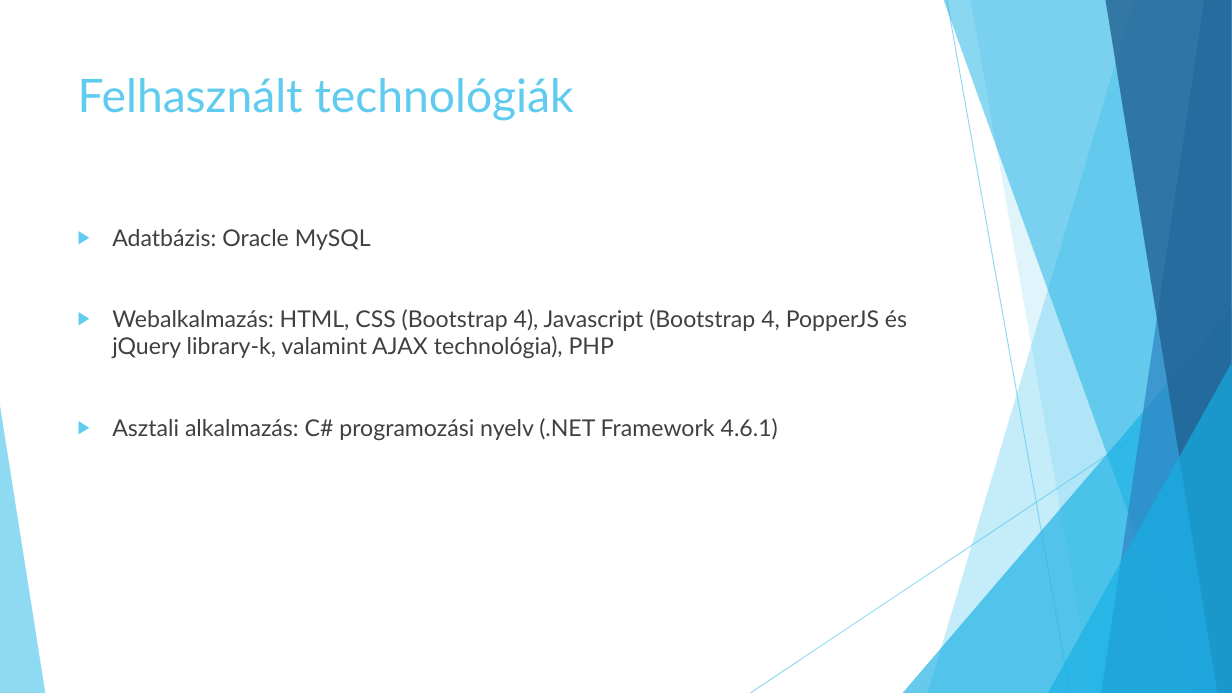
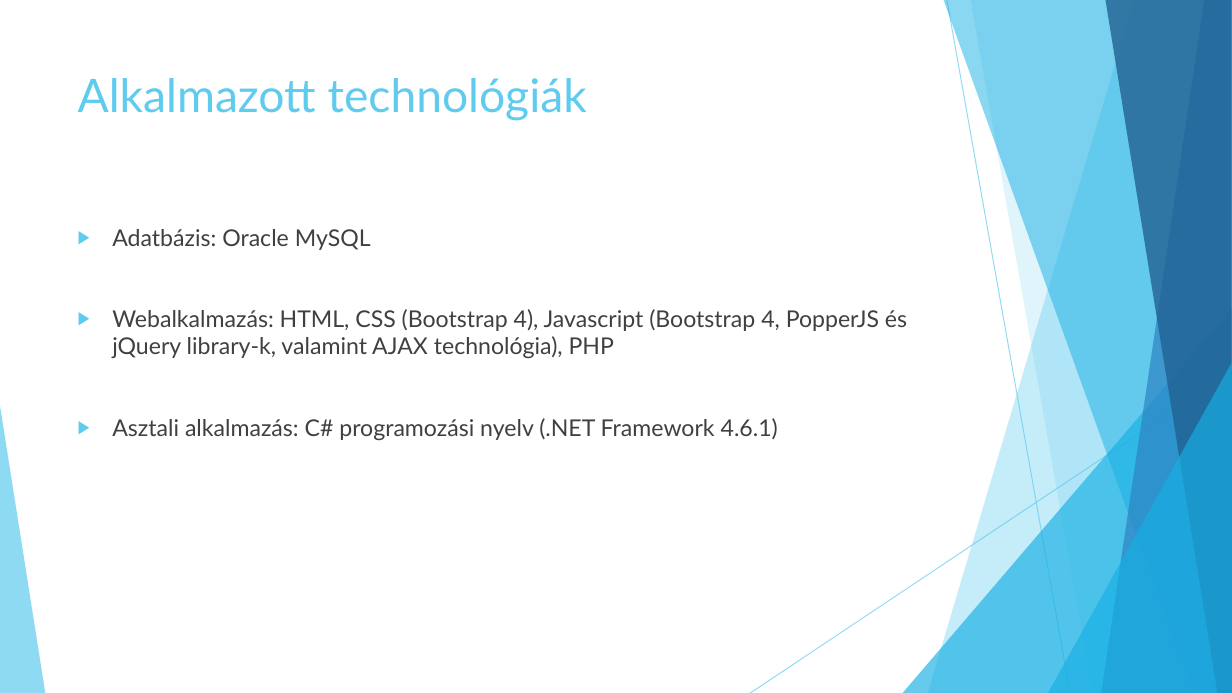
Before and after one commit to jbence1994/Virtual-Receptionist-projection, a slide deck: slide 5 of documentation/VR.pptx. Drawn at 1232x693 pixels with LibreOffice and Linux fonts; fonts in the diff are those of the drawing. Boxes give left, top, right and bottom in pixels: in the first picture for what was removed or moved away, otherwise in the second. Text is boxed around its words. In the diff, an @@ line names an element or a change of style, - is before the commit and + after.

```diff
--- a/documentation/VR.pptx
+++ b/documentation/VR.pptx
@@ title at [78,78,587,121]: text changed @@
-Felhasznált technológiák
+Alkalmazott technológiák
```
Also in this commit, not shown: 1 other slide changed.
